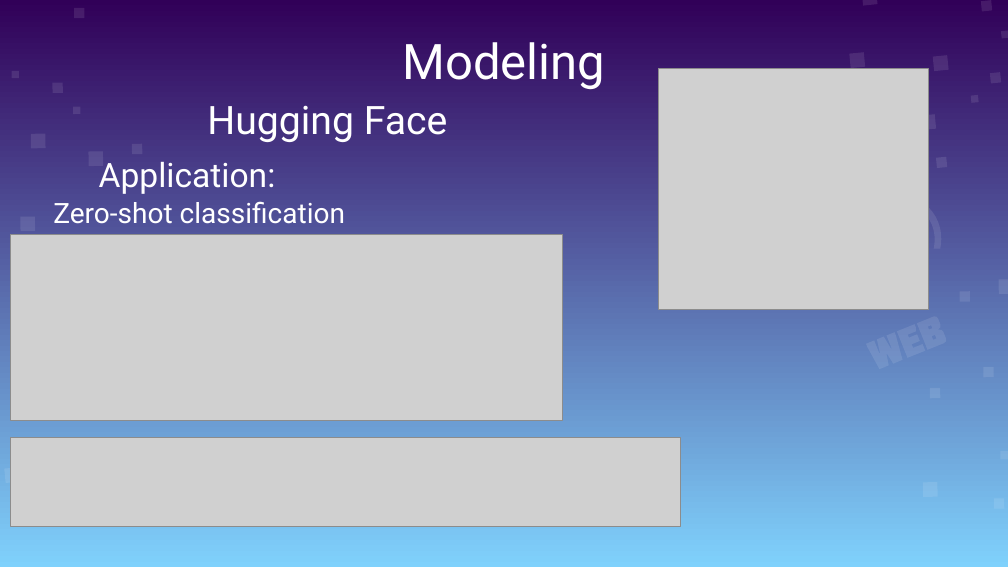
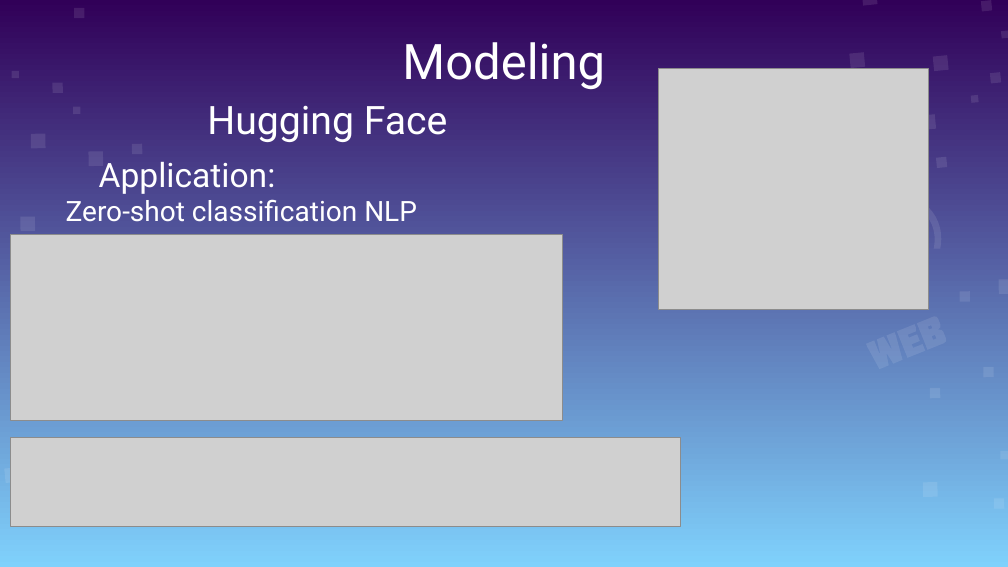
Before and after one commit to meohoangdeptrai1407/Thesis_Psychology, a slide deck: slide 20 of Therapy Chatbot V2.pptx (slide 21 before the commit). Drawn at 1008x567 pixels with LibreOffice and Linux fonts; fonts in the diff are those of the drawing; grey boxes stand for pictures. Boxes give left, top, right and bottom in pixels: in the first picture for what was removed or moved away, otherwise in the second. Text is boxed around its words. In the diff, an @@ line names an element or a change of style, - is before the commit and + after.

```diff
--- a/Therapy Chatbot V2.pptx
+++ b/Therapy Chatbot V2.pptx
@@ text at bbox=[66, 199, 417, 222]: text changed @@
-Zero-shot classification
+Zero-shot classification NLP
```
Also in this commit, not shown: 7 other slides changed, 4 slides added, 3 slides removed.
